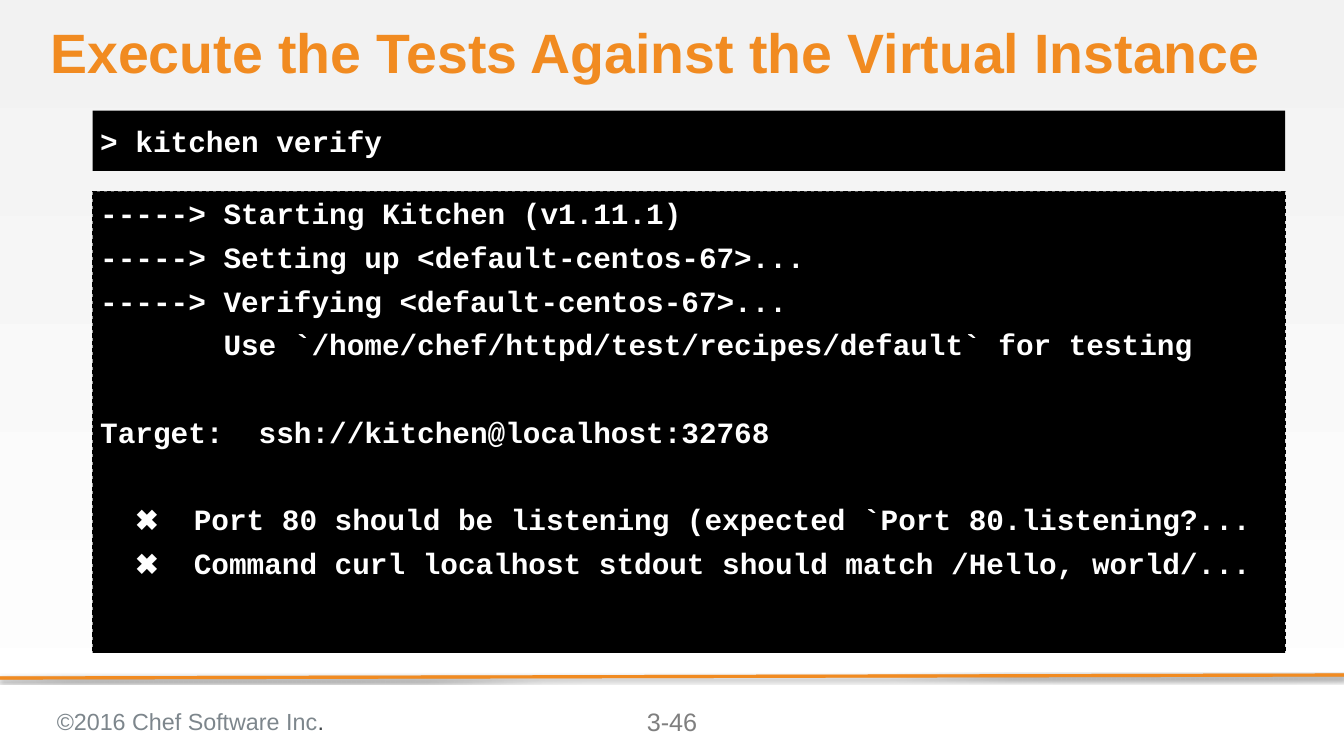
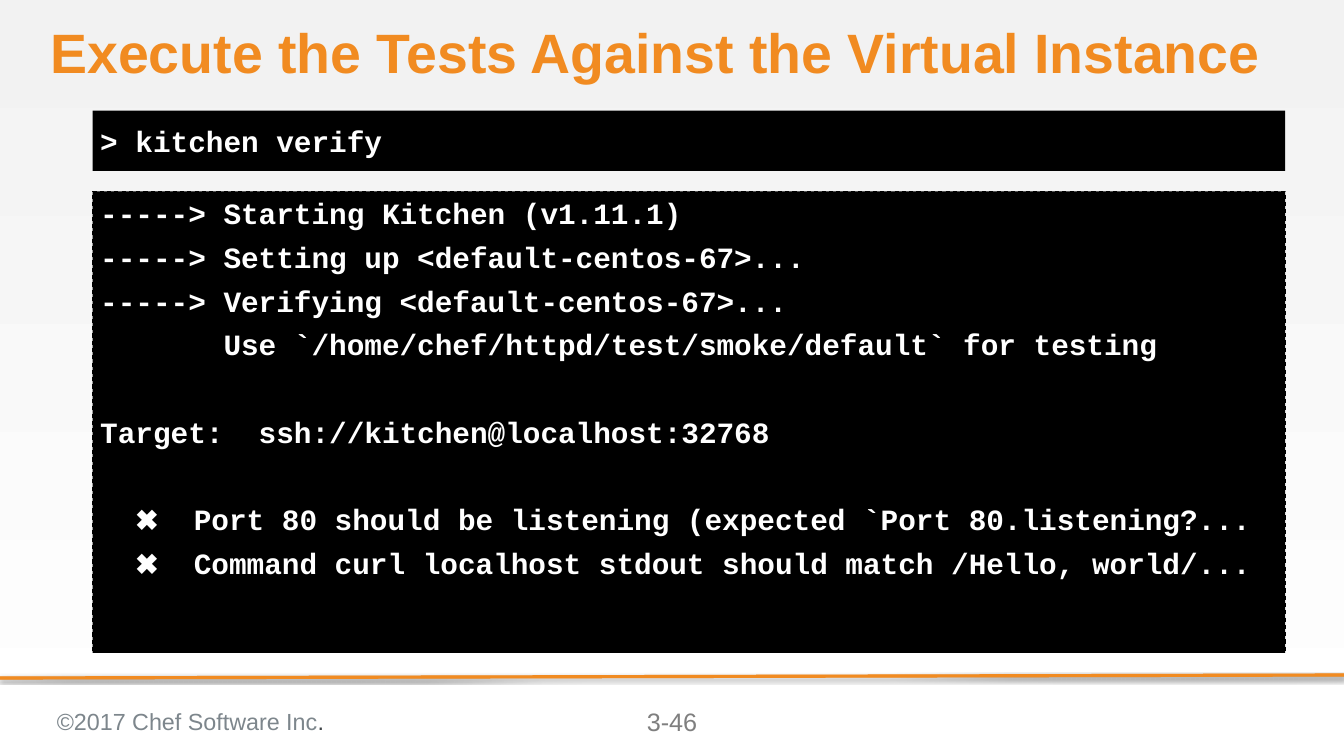
Before and after one commit to chef-training/test_driven_cookbook_development, a slide deck: slide 46 of 03-writing_a_test_first.pptx. Drawn at 1344x756 pixels with LibreOffice and Linux fonts; fonts in the diff are those of the drawing; background and template pictures are left out. Boxes give left, top, right and bottom in pixels: in the first picture for what was removed or moved away, otherwise in the second. Text is boxed around its words. In the diff, an @@ line names an element or a change of style, - is before the commit and + after.

```diff
--- a/03-writing_a_test_first.pptx
+++ b/03-writing_a_test_first.pptx
@@ text at (224,334,1157,362): text changed @@
-Use `/home/chef/httpd/test/recipes/default` for testing
+Use `/home/chef/httpd/test/smoke/default` for testing
@@ text at (57,713,324,730): text changed @@
-©2016 Chef Software Inc.
+©2017 Chef Software Inc.
```
Also in this commit, not shown: 57 other slides changed, 15 other files.
